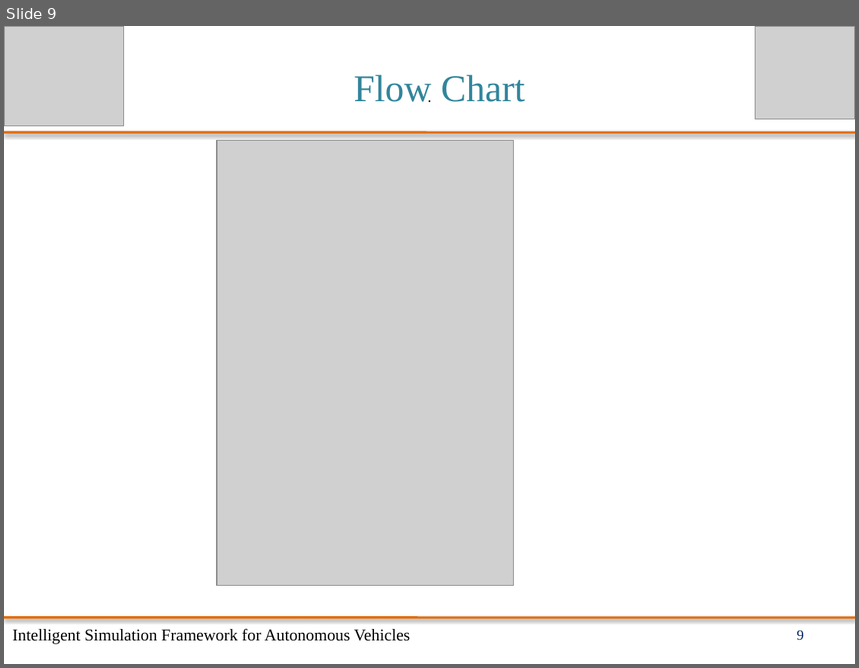
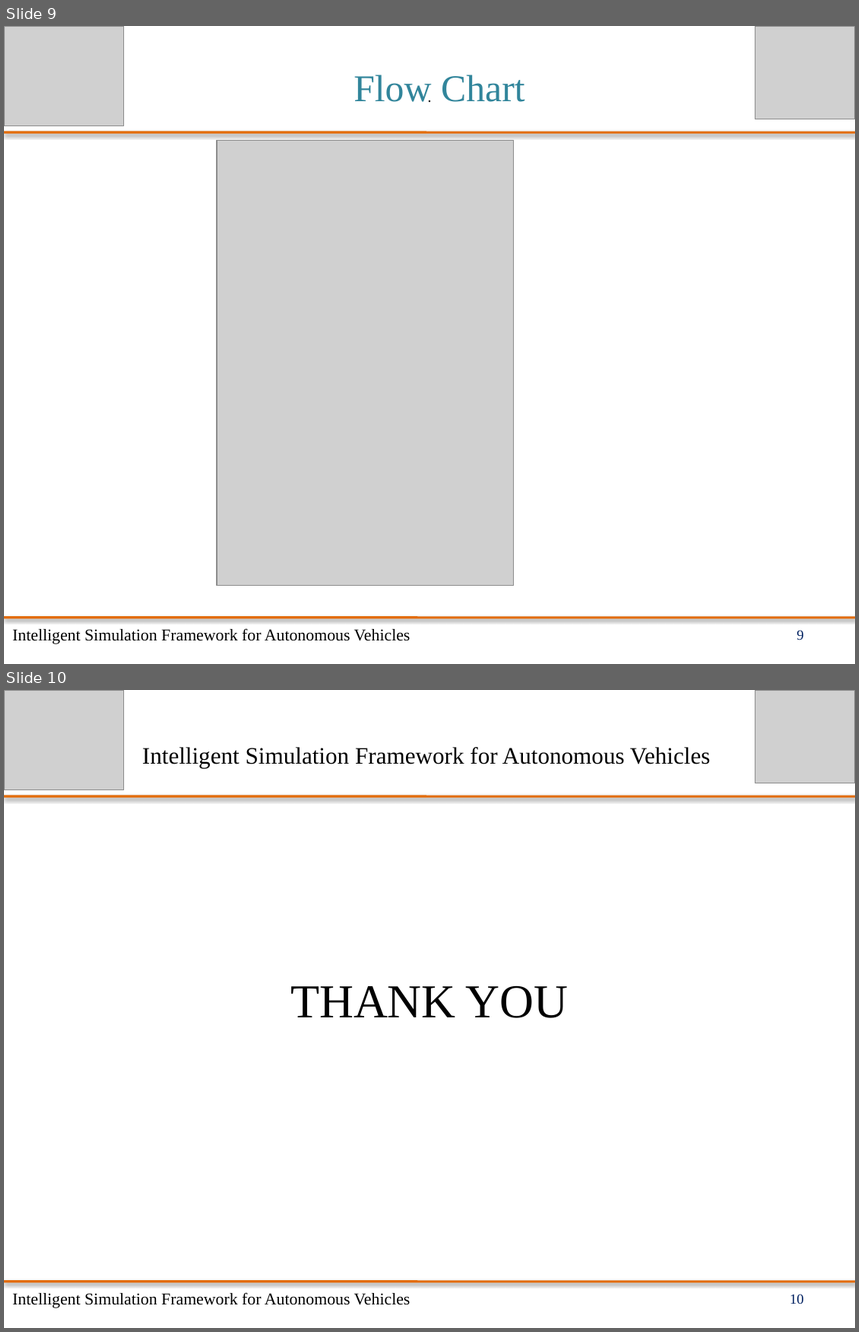
Before and after one commit to Pushpak1203/V2X-Communication, a slide deck: V2X Commu. Docx/PPT's/Presentaion1.pptx. Shown one above the other, each under a label of ours: slide 9 before the commit, slides 9 and 10 after it. The pictures are 859x668 and 859x1332 pixels, drawn with LibreOffice and Linux fonts; fonts in the diff are those of the drawing; grey boxes stand for pictures. Boxes give left, top, right and bottom in pixels: in the first picture for what was removed or moved away, otherwise in the second. Text is boxed around its words. In the diff, an @@ line names an element or a change of style, - is before the commit and + after.

```diff
--- a/V2X Commu. Docx/PPT's/Presentaion1.pptx
+++ b/V2X Commu. Docx/PPT's/Presentaion1.pptx
@@ slide 10 added at [4, 690, 855, 1328], background #FFFFFF @@
@@ picture added at [4, 690, 124, 790] @@
@@ picture added at [756, 690, 855, 783] @@
@@ title added at [142, 747, 710, 768], 20 pt, text #000000 @@
+Intelligent Simulation Framework for Autonomous Vehicles
@@ line added from (4, 796) to (855, 796), #E36C09 2 pt @@
@@ text added at [291, 986, 569, 1018], 40 pt, text #000000 @@
+THANK YOU
@@ line added from (4, 1281) to (855, 1281), #E36C09 2 pt @@
@@ text added at [12, 1293, 411, 1309], 14 pt, text #000000 @@
+Intelligent Simulation Framework for Autonomous Vehicles
@@ page number added at [790, 1294, 804, 1304], 12 pt, text #002060 @@
+10
```
Also in this commit, not shown: 6 slides changed, 1 other file.
